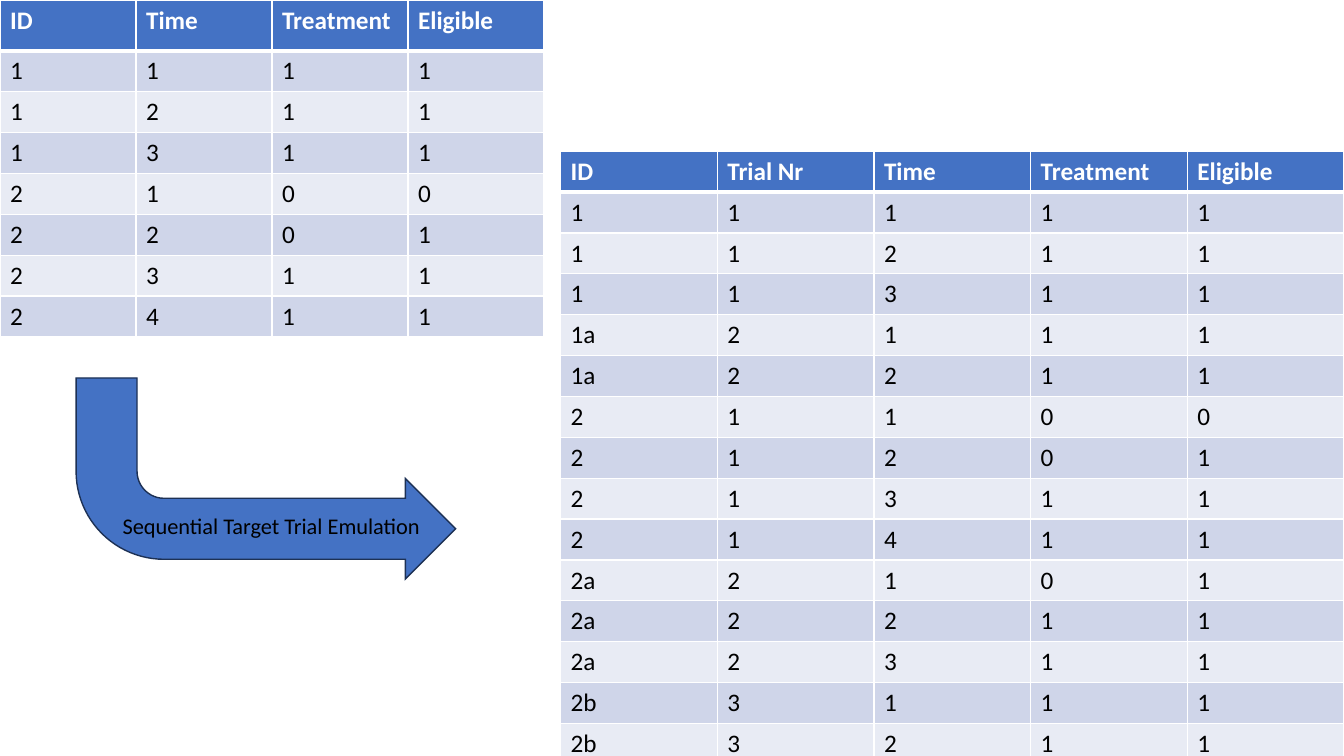
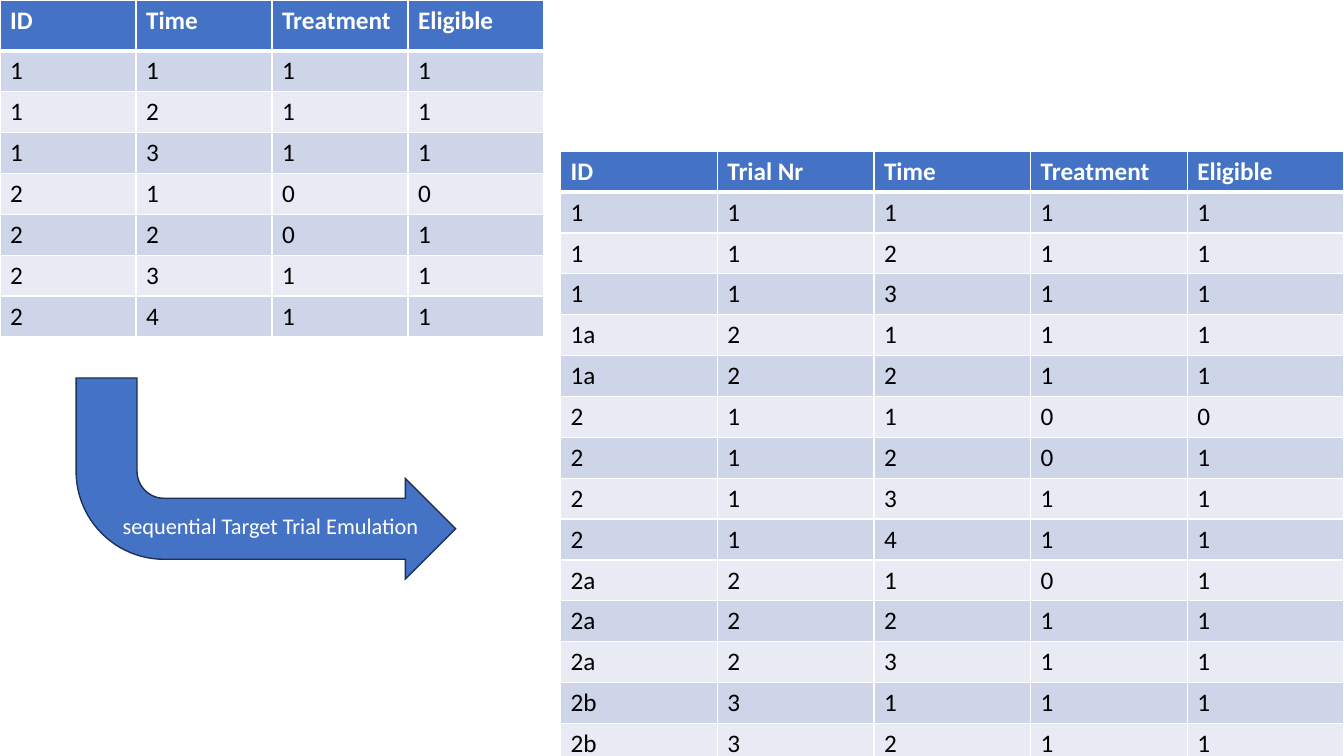
Before and after one commit to flo1met/thesis_TTE, a slide deck: slide 1 of Documents/pres_files/TTE_Slide.pptx. Drawn at 1344x756 pixels with LibreOffice and Linux fonts; fonts in the diff are those of the drawing. Boxes give left, top, right and bottom in pixels: in the first picture for what was removed or moved away, otherwise in the second. Text is boxed around its words. In the diff, an @@ line names an element or a change of style, - is before the commit and + after.

Commit message:
update presentation

```diff
--- a/Documents/pres_files/TTE_Slide.pptx
+++ b/Documents/pres_files/TTE_Slide.pptx
@@ text at [123, 518, 418, 538]: text changed; text colour #000000 to #FFFFFF @@
-Sequential Target Trial Emulation
+sequential Target Trial Emulation
```
Also in this commit, not shown: 3 other files.
